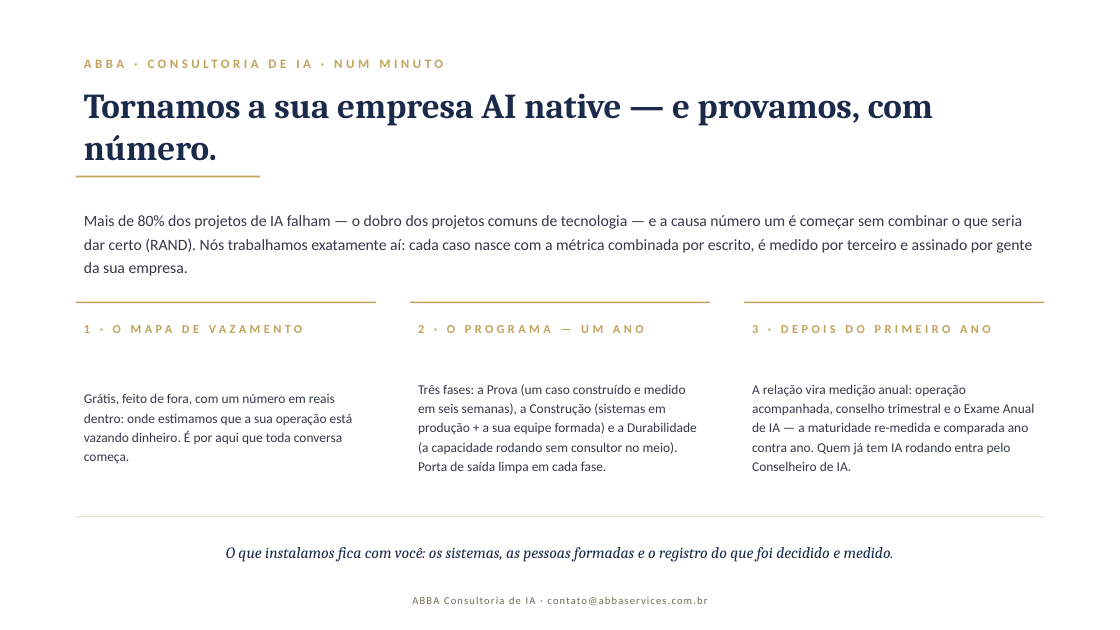
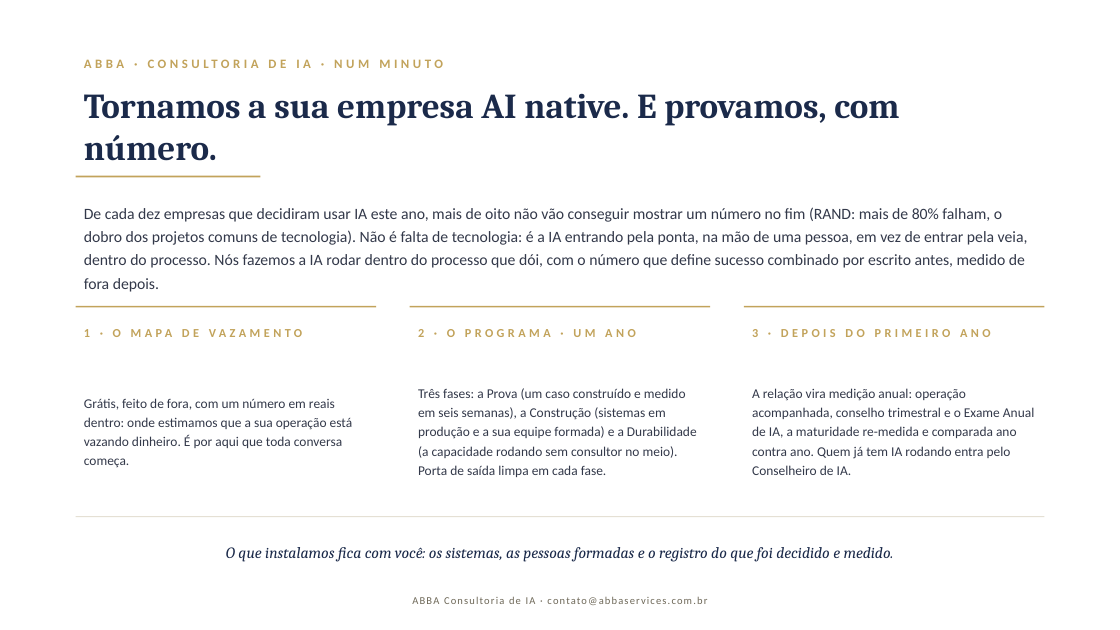
Before and after one commit to DanielMoraesCoca/abba-ops, a slide deck: slide 1 of 08-materiais/modelos/abba-um-minuto.pptx. Drawn at 1120x630 pixels with LibreOffice and Linux fonts; fonts in the diff are those of the drawing. Boxes give left, top, right and bottom in pixels: in the first picture for what was removed or moved away, otherwise in the second. Text is boxed around its words. In the diff, an @@ line names an element or a change of style, - is before the commit and + after.

```diff
--- a/08-materiais/modelos/abba-um-minuto.pptx
+++ b/08-materiais/modelos/abba-um-minuto.pptx
@@ text at [84, 93, 899, 161]: text changed @@
-Tornamos a sua empresa AI native — e provamos, com número.
+Tornamos a sua empresa AI native. E provamos, com número.
@@ text at [84, 207, 1028, 292]: text changed @@
-Mais de 80% dos projetos de IA falham — o dobro dos projetos comuns de tecnologia — e a causa número um é começar sem combinar o que seria dar certo (RAND). Nós trabalhamos exatamente aí: cada caso nasce com a métrica combinada por escrito, é medido por terceiro e assinado por gente da sua empresa.
+De cada dez empresas que decidiram usar IA este ano, mais de oito não vão conseguir mostrar um número no fim (RAND: mais de 80% falham, o dobro dos projetos comuns de tecnologia). Não é falta de tecnologia: é a IA entrando pela ponta, na mão de uma pessoa, em vez de entrar pela veia, dentro do processo. Nós fazemos a IA rodar dentro do processo que dói, com o número que define sucesso combinado por escrito antes, medido de fora depois.
@@ text at [418, 329, 636, 337]: text changed @@
-2 · O PROGRAMA — UM ANO
+2 · O PROGRAMA · UM ANO
@@ 3 texts, 3 lines: place and size @@
-3 texts, 3 lines at [76, 302, 1044, 463]
+3 texts, 3 lines at [76, 307, 1044, 467]
@@ text at [418, 388, 697, 477]: text changed @@
-Três fases: a Prova (um caso construído e medido em seis semanas), a Construção (sistemas em produção + a sua equipe formada) e a Durabilidade (a capacidade rodando sem consultor no meio). Porta de saída limpa em cada fase.
+Três fases: a Prova (um caso construído e medido em seis semanas), a Construção (sistemas em produção e a sua equipe formada) e a Durabilidade (a capacidade rodando sem consultor no meio). Porta de saída limpa em cada fase.
@@ text at [752, 388, 1034, 475]: text changed @@
-A relação vira medição anual: operação acompanhada, conselho trimestral e o Exame Anual de IA — a maturidade re-medida e comparada ano contra ano. Quem já tem IA rodando entra pelo Conselheiro de IA.
+A relação vira medição anual: operação acompanhada, conselho trimestral e o Exame Anual de IA, a maturidade re-medida e comparada ano contra ano. Quem já tem IA rodando entra pelo Conselheiro de IA.
```
Also in this commit, not shown: 18 other files.
